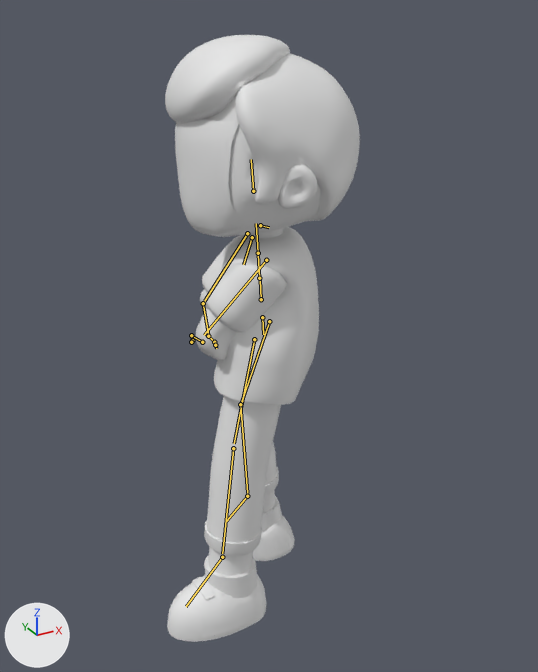
One commit to the glTF model src/assets/models/avatar.glb: the scene before it, then after it.
Rendered twice from a 50 mm lens placed at (-2.48, -4.61, 4.53), pointed at (0.05, -0.01, 2.23). Lighting does not change. The marker at lower left points along +X, +Y and +Z. The first picture is the older version. Both versions are drawn at frame 19 of the action 'wake-up'; the numbers are the values there. The bones that change, and the others that lie on the model, are drawn over the model as lines.

Names of what the first picture shows: 'black', 'face', 'gray', 'head', 'skin', 'white'.
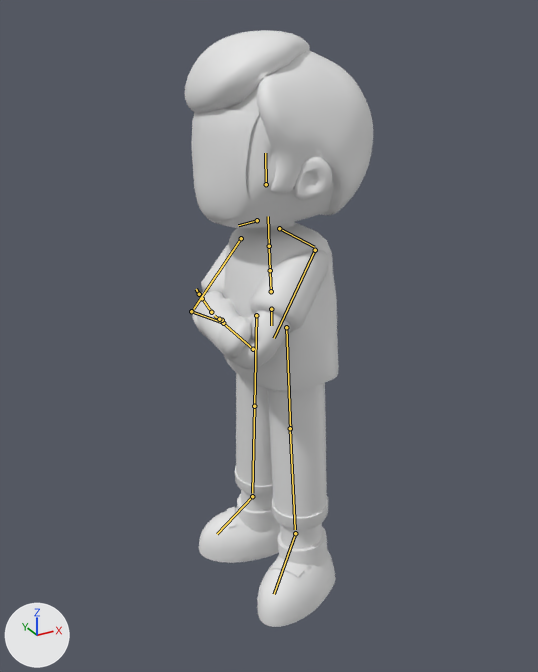
What differs and where, as boxes (x1, y1, x2, y2) in the pictures (538 x 672 px):
'head', posed
    before: (165, 35, 360, 237)
    after: (185, 30, 373, 228)
'gray', posed
    before: (185, 227, 319, 638)
    after: (201, 223, 339, 614)
'black', posed
    before: (206, 396, 281, 543)
    after: (236, 373, 327, 517)
'white', posed (7% wider, 9% shorter)
    before: (167, 496, 295, 642)
    after: (199, 494, 336, 627)
'face', posed
    before: (175, 119, 244, 234)
    after: (191, 109, 259, 224)
'skin', posed (48% wider)
    before: (196, 228, 283, 576)
    after: (193, 221, 322, 549)
bone 'hipsBone', root to tip
    before: (262, 317) to (263, 334)
    after: (271, 309) to (271, 325)
bone 'spineBone', root to tip
    before: (261, 299) to (260, 279)
    after: (271, 291) to (270, 271)
bone 'spine2Bone', root to tip
    before: (258, 253) to (256, 223)
    after: (269, 246) to (268, 216)
bone 'headBone', root to tip
    before: (253, 191) to (251, 159)
    after: (266, 184) to (265, 153)
bone 'leftShoulderBone', root to tip
    before: (252, 237) to (243, 264)
    after: (279, 228) to (314, 247)
bone 'leftArmBone', root to tip
    before: (266, 260) to (204, 335)
    after: (315, 250) to (274, 338)
bone 'leftForeArmBone', root to tip
    before: (202, 342) to (192, 336)
    after: (253, 349) to (214, 315)
bone 'leftHandBone', root to tip
    before: (191, 335) to (192, 340)
    after: (211, 312) to (202, 299)
bone 'rightarmBone', root to tip
    before: (247, 233) to (204, 301)
    after: (241, 238) to (193, 309)
bone 'rightForearmBone', root to tip
    before: (203, 303) to (208, 335)
    after: (191, 311) to (222, 322)
bone 'rightHandBone', root to tip
    before: (208, 336) to (214, 341)
    after: (223, 323) to (222, 320)
bone 'leftUpLegBone', root to tip
    before: (254, 339) to (234, 443)
    after: (286, 327) to (290, 430)
bone 'leftLegBone', root to tip
    before: (233, 448) to (222, 553)
    after: (290, 428) to (295, 529)
bone 'leftFootBone', root to tip
    before: (222, 557) to (186, 606)
    after: (295, 533) to (274, 594)
bone 'rightUpLegBone', root to tip
    before: (269, 321) to (241, 403)
    after: (256, 315) to (254, 406)
bone 'rightLegBone', root to tip
    before: (240, 404) to (247, 493)
    after: (254, 406) to (252, 493)
bone 'rightFootBone', root to tip
    before: (247, 496) to (226, 521)
    after: (252, 496) to (217, 534)

The change in detail:
Bone 'hipsBone' (bone_hipsbone) moves from (0.462, 1.966, 0.366) to (0.343, 1.971, 0.309).
Bone 'hipsBone' (bone_hipsbone) turns from (32, -37, -20) to (84, -67, -84) degrees about its own x, y and z.
Bone 'spineBone' (bone_spinebone) turns from (0, 0, 0) to (0, 0, 3) degrees about its own x, y and z.
Bone 'spine2Bone' (bone_spine2bone) turns from (0, 6, 0) to (0, 0, 0) degrees about its own x, y and z.
Bone 'headBone' (bone_headbone) turns from (0, 34, -2) to (0, -6, -1) degrees about its own x, y and z.
Bone 'leftShoulderBone' (bone_leftshoulderbone) turns from (-1, 1, 3) to (-3, 2, -14) degrees about its own x, y and z.
Bone 'leftArmBone' (bone_leftarmbone) moves from (0.149, -0.029, -0.027) to (0.007, -0.015, 0.023).
Bone 'leftArmBone' (bone_leftarmbone) turns from (87, -43, -9) to (82, -54, 6) degrees about its own x, y and z.
Bone 'leftArmBone' (bone_leftarmbone) is rescaled from (1.0, 1.0, 1.0) to (1.04, 1.04, 1.04).
Bone 'leftForeArmBone' (bone_leftforearmbone) moves from (0.023, 0.02, -0.001) to (0.022, 0.066, 0.144).
Bone 'leftForeArmBone' (bone_leftforearmbone) turns from (73, 10, 26) to (87, -23, 74) degrees about its own x, y and z.
Bone 'leftForeArmBone' (bone_leftforearmbone) is rescaled from (1.0, 1.0, 1.0) to (0.93, 0.93, 0.93).
Bone 'leftHandBone' (bone_lefthandbone) moves from (0.0, 0.0, 0.0) to (0.002, 0.037, 0.021).
Bone 'leftHandBone' (bone_lefthandbone) turns from (10, 3, -17) to (22, -1, 4) degrees about its own x, y and z.
Bone 'rightarmBone' (bone_rightarmbone) moves from (0.162, -0.035, 0.033) to (-0.018, -0.003, 0.101).
Bone 'rightarmBone' (bone_rightarmbone) turns from (88, 35, -10) to (49, 9, -78) degrees about its own x, y and z.
Bone 'rightForearmBone' (bone_rightforearmbone) turns from (101, -7, -64) to (16, 36, -87) degrees about its own x, y and z.
Bone 'rightHandBone' (bone_righthandbone) turns from (12, 25, -12) to (-26, -27, -3) degrees about its own x, y and z.
Bone 'leftUpLegBone' (bone_leftuplegbone) moves from (0.004, 0.014, 0.012) to (0.0, 0.0, 0.0).
Bone 'leftUpLegBone' (bone_leftuplegbone) turns from (13, -19, 0) to (0, 0, 0) degrees about its own x, y and z.
Bone 'leftUpLegBone' (bone_leftuplegbone) is rescaled from (1.0, 1.0, 1.0) to (1.02, 1.02, 1.02).
Bone 'leftLegBone' (bone_leftlegbone) moves from (-0.004, 0.008, -0.002) to (-0.004, -0.048, 0.004).
Bone 'leftLegBone' (bone_leftlegbone) turns from (-4, 1, 0) to (0, 0, 0) degrees about its own x, y and z.
Bone 'leftFootBone' (bone_leftfootbone) turns from (-9, 1, -1) to (-1, 1, 2) degrees about its own x, y and z.
Bone 'rightUpLegBone' (bone_rightuplegbone) moves from (-0.005, 0.036, -0.008) to (-0.003, 0.041, 0.001).
Bone 'rightUpLegBone' (bone_rightuplegbone) turns from (21, 3, -1) to (0, 0, 0) degrees about its own x, y and z.
Bone 'rightLegBone' (bone_rightlegbone) moves from (0.002, -0.02, 0.002) to (0.002, -0.033, 0.003).
Bone 'rightLegBone' (bone_rightlegbone) turns from (-21, -2, 3) to (0, 0, 0) degrees about its own x, y and z.
Bone 'rightFootBone' (bone_rightfootbone) turns from (-7, -3, -3) to (0, 0, 0) degrees about its own x, y and z.
